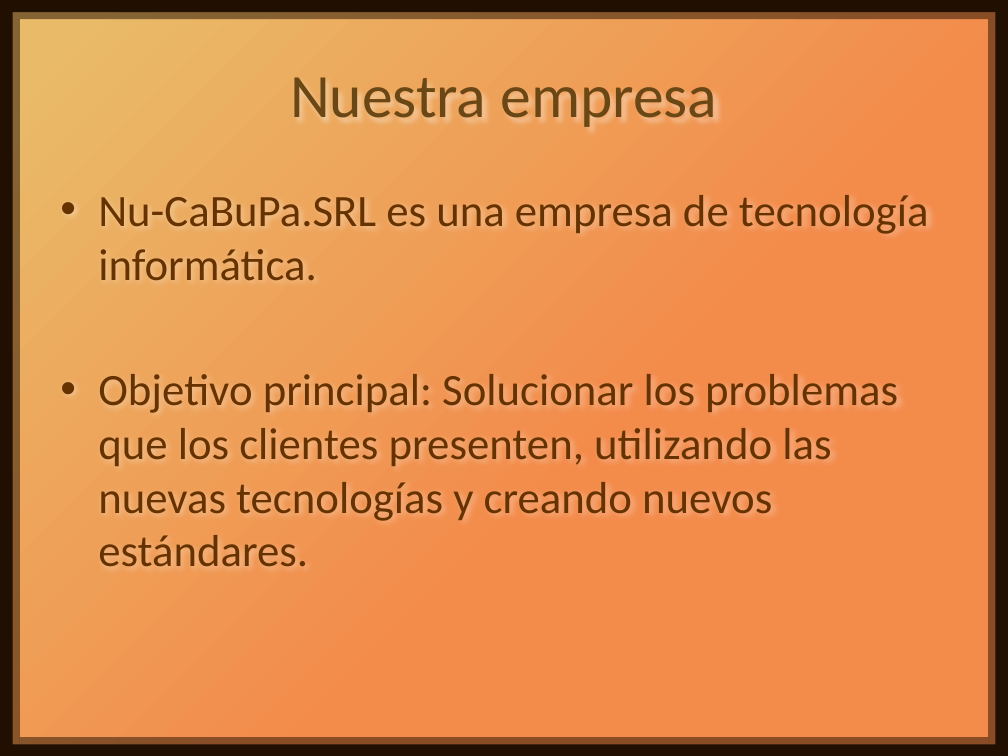
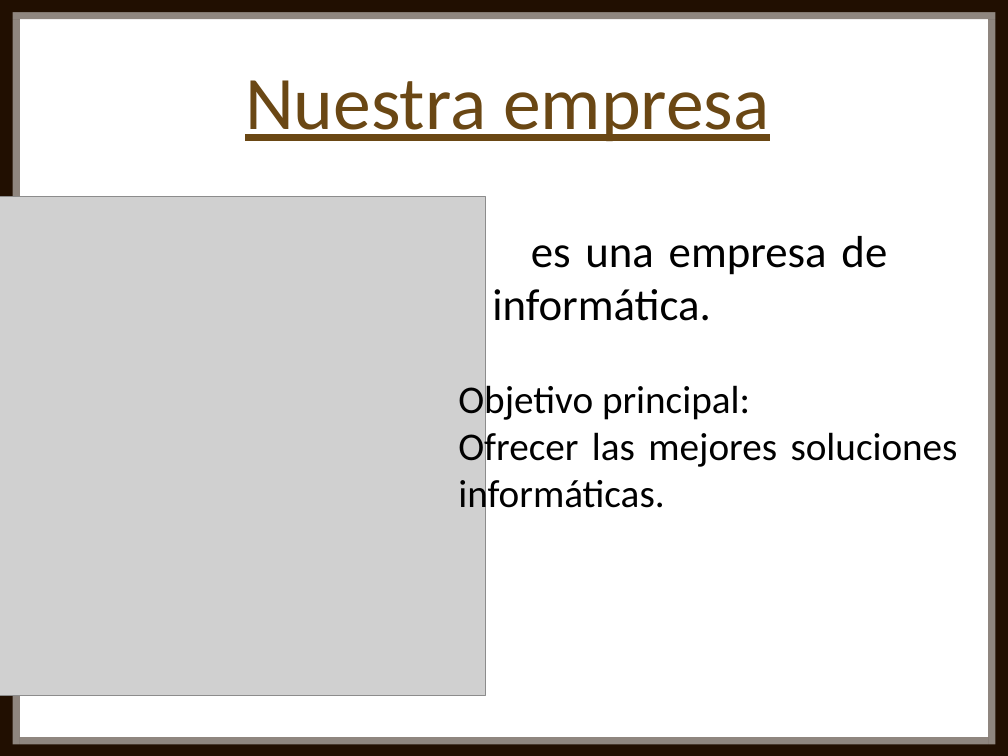
Before and after one commit to Nahuel2998/Nu-CaBuPa, a slide deck: slide 2 of Proyecto/Presentación Nu-CaBuPa.pptx (slide 3 before the commit). Drawn at 1008x756 pixels with LibreOffice and Linux fonts; fonts in the diff are those of the drawing; grey boxes stand for pictures. Boxes give left, top, right and bottom in pixels: in the first picture for what was removed or moved away, otherwise in the second. Text is boxed around its words. In the diff, an @@ line names an element or a change of style, - is before the commit and + after.

```diff
--- a/Proyecto/Presentación Nu-CaBuPa.pptx
+++ b/Proyecto/Presentación Nu-CaBuPa.pptx
@@ background gradient #F38B4B to #E9BB69 to #FFFFFF @@
@@ title "Nuestra empresa" at (245, 80, 769, 142): size 44 to 54 pt, underline on @@
@@ picture added at (0, 197, 486, 696) @@
@@ text at (492, 236, 887, 321): text changed; text colour #663300 to #000000 @@
-• Nu-CaBuPa.SRL es una empresa de tecnología informática.
-• Objetivo principal: Solucionar los problemas que los clientes presenten, utilizando las nuevas tecnologías y creando nuevos estándares.
+es una empresa de tecnología informática.
@@ text added at (458, 380, 958, 517), 28 pt, text #000000 @@
+Objetivo principal:
+Ofrecer las mejores soluciones informáticas.
```
Also in this commit, not shown: 5 other slides changed, 7 slides added, 13 slides removed.
